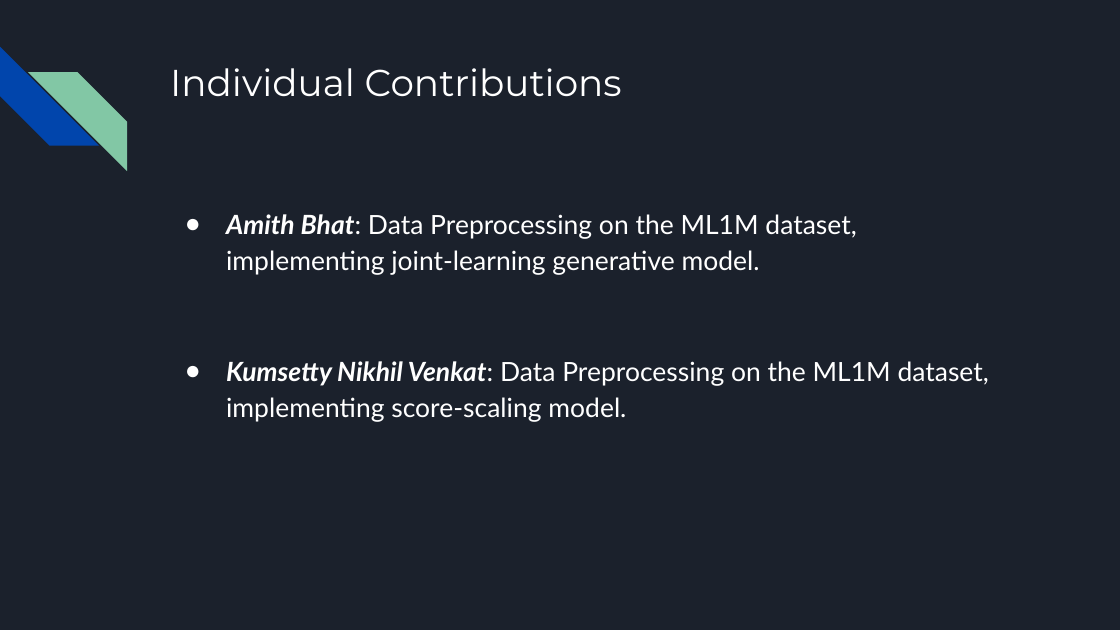
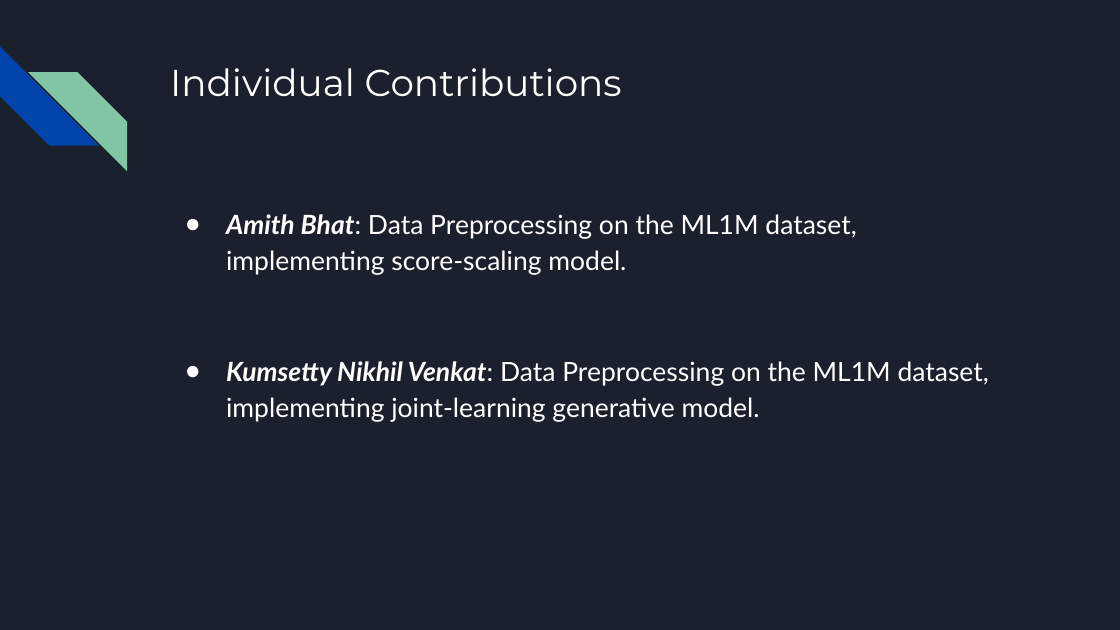
Before and after one commit to nikhilvenkatkumsetty/Mitigating-Unfairness-and-Bias-in-Cold-Start-Recommenders, a slide deck: slide 20 of MIDSEM and ENDSEM Presentations/IT458-IR_Endsem_Team-17_Nikhil_Amith.pptx. Drawn at 1120x630 pixels with LibreOffice and Linux fonts; fonts in the diff are those of the drawing. Boxes give left, top, right and bottom in pixels: in the first picture for what was removed or moved away, otherwise in the second. Text is boxed around its words. In the diff, an @@ line names an element or a change of style, - is before the commit and + after.

```diff
--- a/MIDSEM and ENDSEM Presentations/IT458-IR_Endsem_Team-17_Nikhil_Amith.pptx
+++ b/MIDSEM and ENDSEM Presentations/IT458-IR_Endsem_Team-17_Nikhil_Amith.pptx
@@ text at <box>226,214,989,422</box>: text changed @@
-● Amith Bhat: Data Preprocessing on the ML1M dataset, implementing joint-learning generative model.
-● Kumsetty Nikhil Venkat: Data Preprocessing on the ML1M dataset, implementing score-scaling model.
+● Amith Bhat: Data Preprocessing on the ML1M dataset, implementing score-scaling model.
+● Kumsetty Nikhil Venkat: Data Preprocessing on the ML1M dataset, implementing joint-learning generative model.
```
Also in this commit, not shown: 10 other slides changed, 1 slide added, 1 slide removed, 1 other file.
